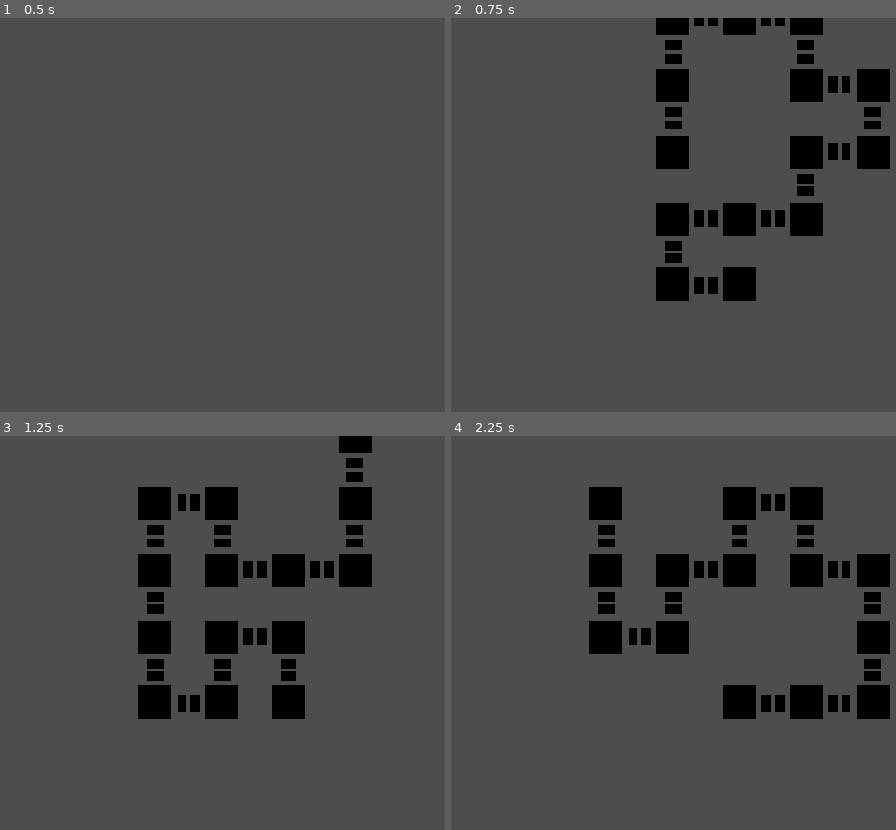
Above: before the commit, frames 1-4 (two rows, left to right).
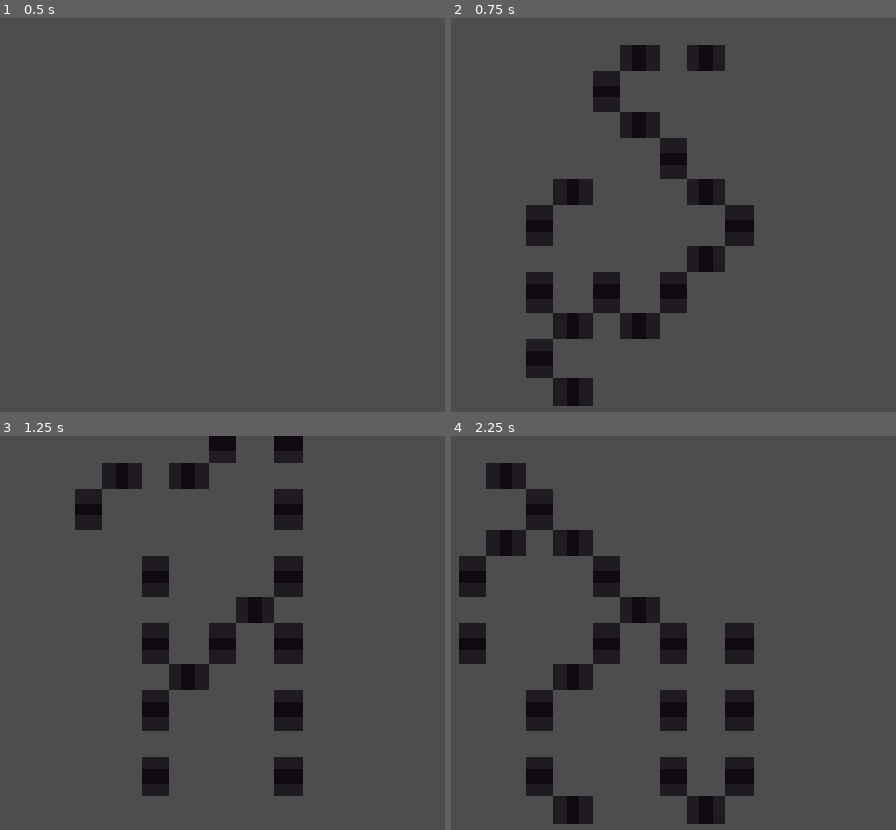
Above: after the commit, the same moments.

Repository: mrchameleon/procedural_dungeon_godot4
Game: Godot game, scene res://main.tscn
The game is run twice, just before and just after one commit, with the same random seed, the same clock (stepped at 60 frames per second) and the same inputs.
Inputs:
- Up to frame 1 (0.5 s): no input
- Up to frame 2 (0.75 s): tap Enter (ui_accept) at 0.5 s
- Up to frame 3 (1.25 s): tap Enter (ui_accept) at 0.77 s
- Up to frame 4 (2.25 s): tap Enter (ui_accept) at 1.25, 1.52, 2 s

Frame 1 is identical in both runs. In frame 2, 18% of the frame differs, in the area x 16-99%, y 0-99%; in frame 3, 16%; in frame 4, 21%, in the area x 1-99%, y 6-99%.

Commit message:
use godot icon as texture, make unique color for each room type, fixes

Diff:
--- a/door.tscn
+++ b/door.tscn
@@ -1,10 +1,9 @@
 [gd_scene load_steps=2 format=3 uid="uid://bnglqpsbgr3qu"]
 
 [sub_resource type="PlaceholderTexture2D" id="PlaceholderTexture2D_hun61"]
-size = Vector2(40, 40)
+size = Vector2(64, 64)
 
 [node name="Node2D" type="Sprite2D"]
-modulate = Color(0.732332, 0.000409496, 0.732327, 1)
+modulate = Color(0.094, 0.088, 0.077, 0.641)
 position = Vector2(4.76837e-07, 0)
-scale = Vector2(0.55, 1)
 texture = SubResource("PlaceholderTexture2D_hun61")
--- a/icon.svg
+++ /dev/null
@@ -1 +0,0 @@
-<svg xmlns="http://www.w3.org/2000/svg" width="128" height="128"><rect width="124" height="124" x="2" y="2" fill="#363d52" stroke="#212532" stroke-width="4" rx="14"/><g fill="#fff" transform="translate(12.322 12.322)scale(.101)"><path d="M105 673v33q407 354 814 0v-33z"/><path fill="#478cbf" d="m105 673 152 14q12 1 15 14l4 67 132 10 8-61q2-11 15-15h162q13 4 15 15l8 61 132-10 4-67q3-13 15-14l152-14V427q30-39 56-81-35-59-83-108-43 20-82 47-40-37-88-64 7-51 8-102-59-28-123-42-26 43-46 89-49-7-98 0-20-46-46-89-64 14-123 42 1 51 8 102-48 27-88 64-39-27-82-47-48 49-83 108 26 42 56 81zm0 33v39c0 276 813 276 814 0v-39l-134 12-5 69q-2 10-14 13l-162 11q-12 0-16-11l-10-65H446l-10 65q-4 11-16 11l-162-11q-12-3-14-13l-5-69z"/><path d="M483 600c0 34 58 34 58 0v-86c0-34-58-34-58 0z"/><circle cx="725" cy="526" r="90"/><circle cx="299" cy="526" r="90"/></g><g fill="#414042" transform="translate(12.322 12.322)scale(.101)"><circle cx="307" cy="532" r="60"/><circle cx="717" cy="532" r="60"/></g></svg>
--- a/main.gd
+++ b/main.gd
@@ -26,14 +26,10 @@
 	MERCHANT = 256,
 	CAMP = 512,
 	BOSS = 1024,
-	RANDOM = 2048,
-	ANOTHER = 4096,
-	ANOTHER2 = 8192,
-	ANOTHER3 = 16384,
-	ANOTHER4 = 32768
+	RANDOM = 2048
 }
 
-const BOTTOM_LEFT_CORNER: Vector2 = Vector2(320, 640)
+const BOTTOM_LEFT_CORNER: Vector2 = Vector2(320, 896)
 const ROOM_SIZE: Vector2 = Vector2(160, 160)
 
 @export var _dimensions: Vector2i = Vector2i(7, 5)
@@ -133,7 +129,7 @@
 			else:
 				dungeon_as_string += "   "
 		dungeon_as_string += '\n'
-	print(dungeon_as_string)
+	#print(dungeon_as_string)
 
 
 func _draw_dungeon() -> void:
@@ -149,5 +145,16 @@
 						room.add_door(i)
 				for i in _room_icons.size():
 					if dungeon[x][y] & Contents.values()[i]:
-						room.set_icon(_room_icons[i])
+						var colors: Array = [
+							Color(1.0, 0.0, 0.0),    # Red / ENTRANCE
+							Color(0.0, 0.6, 1.0),    # Blue / STAIRS
+							Color(0.0, 0.8, 0.2),    # Green / ENEMY
+							Color(1.0, 0.5, 0.0),    # Orange / TREASURE
+							Color(0.6, 0.0, 1.0),    # Purple / MERCHANT
+							Color(1.0, 1.0, 0.0),    # Yellow / CAMP
+							Color(0.0, 0.9, 0.8),    # Cyan / BOSS
+							Color(1.0, 0.0, 1.0)     # Magenta / RANDOM
+						]
+						var color = colors[i-1]
+						room.set_icon(_room_icons[i], color)
 						break
--- a/main.tscn
+++ b/main.tscn
@@ -1,21 +1,19 @@
-[gd_scene load_steps=15 format=3 uid="uid://bb0q56ubfshb"]
+[gd_scene load_steps=11 format=3 uid="uid://bb0q56ubfshb"]
 
 [ext_resource type="Script" uid="uid://nvsg8mdimg38" path="res://main.gd" id="1_ig7tw"]
 [ext_resource type="PackedScene" uid="uid://cfgt0qf2mjq84" path="res://room.tscn" id="2_0xm2m"]
-[ext_resource type="Texture2D" uid="uid://cop1hvvnknidk" path="res://assets/aquarius-sign-zodiac-astrology-26375.png" id="3_kek77"]
-[ext_resource type="Texture2D" uid="uid://dlro8kd0owfb8" path="res://assets/aries-sign-zodiac-astrology-26365.png" id="4_4c57u"]
-[ext_resource type="Texture2D" uid="uid://bsnfco5lhrnft" path="res://assets/cancer-sign-zodiac-astrology-26368.png" id="5_efxa6"]
-[ext_resource type="Texture2D" uid="uid://frrbhinrk8qx" path="res://assets/capricorn-sign-zodiac-astrology-26374.png" id="6_dg77c"]
-[ext_resource type="Texture2D" uid="uid://ewlil4omqepp" path="res://assets/gemini-sign-zodiac-astrology-26367.png" id="7_ycdy4"]
-[ext_resource type="Texture2D" uid="uid://dujro288tbml5" path="res://assets/leo-sign-zodiac-astrology-26369.png" id="8_w48qg"]
-[ext_resource type="Texture2D" uid="uid://bk2r4dfs8ojfp" path="res://assets/libra-sign-zodiac-astrology-26371.png" id="9_vivmo"]
-[ext_resource type="Texture2D" uid="uid://bitrc2ls06jeu" path="res://assets/pisces-sign-zodiac-astrology-26376.png" id="10_4c57u"]
-[ext_resource type="Texture2D" uid="uid://cwwv107komxft" path="res://assets/sagittarius-sign-zodiac-astrology-26373.png" id="11_w48qg"]
-[ext_resource type="Texture2D" uid="uid://d2eh1nt7aopil" path="res://assets/scorpio-sign-zodiac-astrology-26372.png" id="12_vivmo"]
-[ext_resource type="Texture2D" uid="uid://2iqg18aa4ptm" path="res://assets/taurus-sign-zodiac-astrology-26366.png" id="13_2cqfq"]
-[ext_resource type="Texture2D" uid="uid://cge5vfe72m5sx" path="res://assets/virgo-sign-zodiac-astrology-26370.png" id="14_yaehf"]
+[ext_resource type="Texture2D" uid="uid://7ak71viq0bbw" path="res://assets/1.svg" id="3_4c57u"]
+[ext_resource type="Texture2D" uid="uid://b4m6wb16pl5u1" path="res://assets/2.svg" id="4_efxa6"]
+[ext_resource type="Texture2D" uid="uid://sncscha2wy18" path="res://assets/3.svg" id="5_dg77c"]
+[ext_resource type="Texture2D" uid="uid://dladwx3yxdimp" path="res://assets/4.svg" id="6_ycdy4"]
+[ext_resource type="Texture2D" uid="uid://cb2ejcieoyi06" path="res://assets/5.svg" id="7_w48qg"]
+[ext_resource type="Texture2D" uid="uid://7qlexv2gwvd5" path="res://assets/6.svg" id="8_vivmo"]
+[ext_resource type="Texture2D" uid="uid://dvrehvyam1pc7" path="res://assets/7.svg" id="9_2cqfq"]
+[ext_resource type="Texture2D" uid="uid://dha4wv68wajs4" path="res://assets/8.svg" id="10_yaehf"]
 
 [node name="RandomDungeon" type="Node2D"]
 script = ExtResource("1_ig7tw")
+_dimensions = Vector2i(5, 7)
+_branches = Array[int]([0, 0])
 _room_scene = ExtResource("2_0xm2m")
-_room_icons = Array[Texture2D]([null, ExtResource("3_kek77"), ExtResource("4_4c57u"), ExtResource("5_efxa6"), ExtResource("6_dg77c"), ExtResource("7_ycdy4"), ExtResource("8_w48qg"), ExtResource("9_vivmo"), ExtResource("10_4c57u"), ExtResource("11_w48qg"), ExtResource("12_vivmo"), ExtResource("13_2cqfq"), ExtResource("14_yaehf")])
+_room_icons = Array[Texture2D]([null, ExtResource("3_4c57u"), ExtResource("4_efxa6"), ExtResource("5_dg77c"), ExtResource("6_ycdy4"), ExtResource("7_w48qg"), ExtResource("8_vivmo"), ExtResource("9_2cqfq"), ExtResource("10_yaehf")])
--- a/project.godot
+++ b/project.godot
@@ -13,7 +13,7 @@
 config/name="procedural"
 run/main_scene="uid://bb0q56ubfshb"
 config/features=PackedStringArray("4.4", "Forward Plus")
-config/icon="res://icon.svg"
+config/icon="res://empty.svg"
 
 [display]
 
--- a/room.gd
+++ b/room.gd
@@ -13,5 +13,6 @@
 		if not child.name.begins_with("F") and not child.name.begins_with("I"):
 			child.queue_free()
 
-func set_icon(icon: Texture2D) -> void:
-	$Icon.texture = icon
+func set_icon(icon: Texture2D, color) -> void:
+	self.texture = icon
+	self.modulate = color
--- a/room.tscn
+++ b/room.tscn
@@ -1,16 +1,16 @@
 [gd_scene load_steps=4 format=3 uid="uid://cfgt0qf2mjq84"]
 
+[ext_resource type="Texture2D" uid="uid://v3ha1sxtfjsm" path="res://empty.svg" id="1_4o3f6"]
 [ext_resource type="Script" uid="uid://clmog1b5gv2vs" path="res://room.gd" id="1_88gup"]
 [ext_resource type="PackedScene" uid="uid://bnglqpsbgr3qu" path="res://door.tscn" id="2_bisa2"]
 
-[sub_resource type="PlaceholderTexture2D" id="PlaceholderTexture2D_bisa2"]
-size = Vector2(80, 80)
-
 [node name="Node2D" type="Sprite2D"]
-modulate = Color(0, 0, 0, 1)
-texture = SubResource("PlaceholderTexture2D_bisa2")
+modulate = Color(0.332285, 0.0956576, 0.511672, 1)
+texture = ExtResource("1_4o3f6")
 script = ExtResource("1_88gup")
 _door_scene = ExtResource("2_bisa2")
 
 [node name="Icon" type="Sprite2D" parent="."]
+visible = false
 z_index = 1
+texture = ExtResource("1_4o3f6")
Binary file removed: assets/aquarius-sign-zodiac-astrology-26375.png
Not shown, removed: assets/aquarius-sign-zodiac-astrology-26375.png.import
Binary file removed: assets/aries-sign-zodiac-astrology-26365.png
Not shown, removed: assets/aries-sign-zodiac-astrology-26365.png.import
Binary file removed: assets/cancer-sign-zodiac-astrology-26368.png
Not shown, removed: assets/cancer-sign-zodiac-astrology-26368.png.import
Binary file removed: assets/capricorn-sign-zodiac-astrology-26374.png
Not shown, removed: assets/capricorn-sign-zodiac-astrology-26374.png.import
Binary file removed: assets/gemini-sign-zodiac-astrology-26367.png
Not shown, removed: assets/gemini-sign-zodiac-astrology-26367.png.import
Binary file removed: assets/leo-sign-zodiac-astrology-26369.png
Not shown, removed: assets/leo-sign-zodiac-astrology-26369.png.import
(and 13 more such lines)
